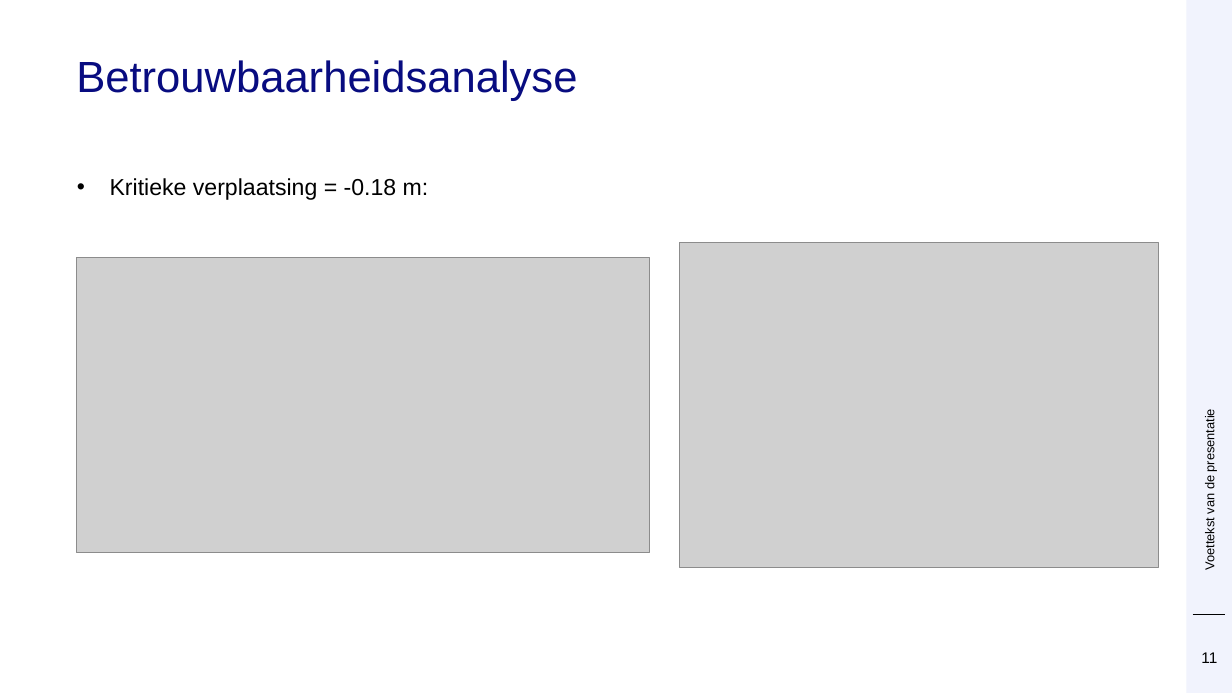
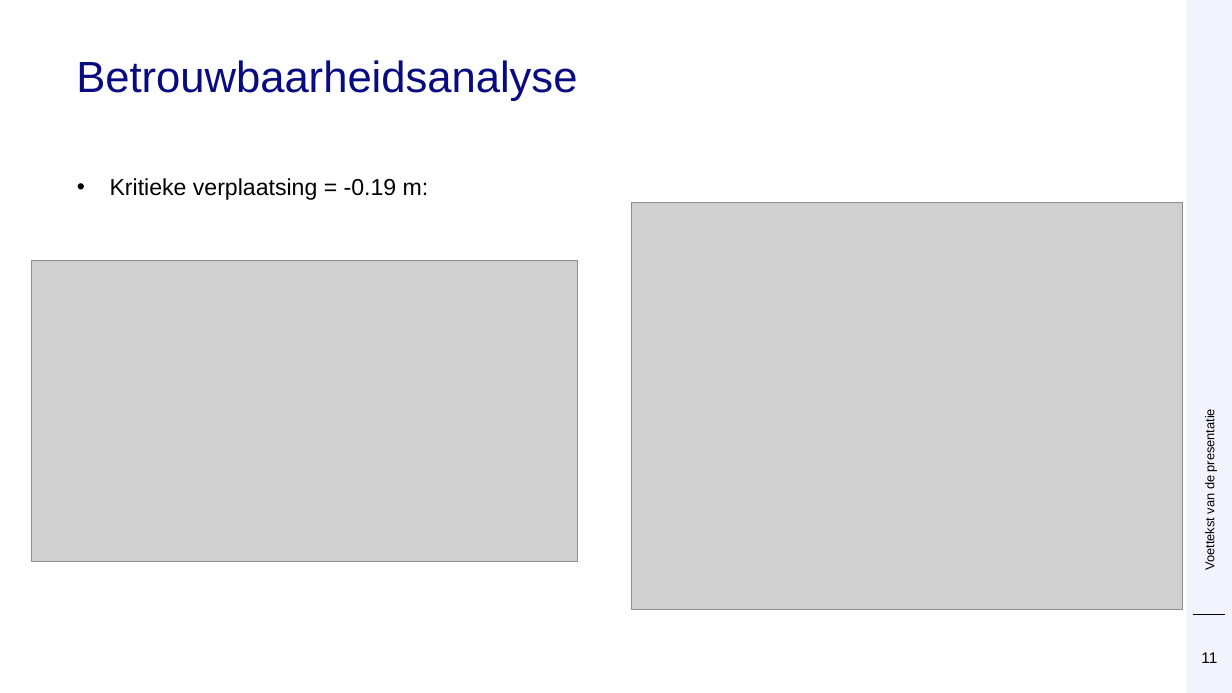
Before and after one commit to Deltares/ProbabilisticLibrary, a slide deck: slide 11 of sources/Deltares.Probabilistic.PWrapper.Examples/kratos/Prob Kratos DSD.pptx. Drawn at 1232x693 pixels with LibreOffice and Linux fonts; fonts in the diff are those of the drawing; grey boxes stand for pictures; background and template pictures are left out. Boxes give left, top, right and bottom in pixels: in the first picture for what was removed or moved away, otherwise in the second. Text is boxed around its words. In the diff, an @@ line names an element or a change of style, - is before the commit and + after.

```diff
--- a/sources/Deltares.Probabilistic.PWrapper.Examples/kratos/Prob Kratos DSD.pptx
+++ b/sources/Deltares.Probabilistic.PWrapper.Examples/kratos/Prob Kratos DSD.pptx
@@ text at <box>110,178,429,200</box>: text changed @@
-• Kritieke verplaatsing = -0.18 m:
+• Kritieke verplaatsing = -0.19 m:
@@ picture: place and size @@
-picture at <box>680,242,1159,568</box>
+picture at <box>632,203,1183,610</box>
@@ picture: place and size @@
-picture at <box>77,257,650,553</box>
+picture at <box>31,261,578,562</box>
```
Also in this commit, not shown: 9 other slides changed, 1 slide removed, 2 other files.
